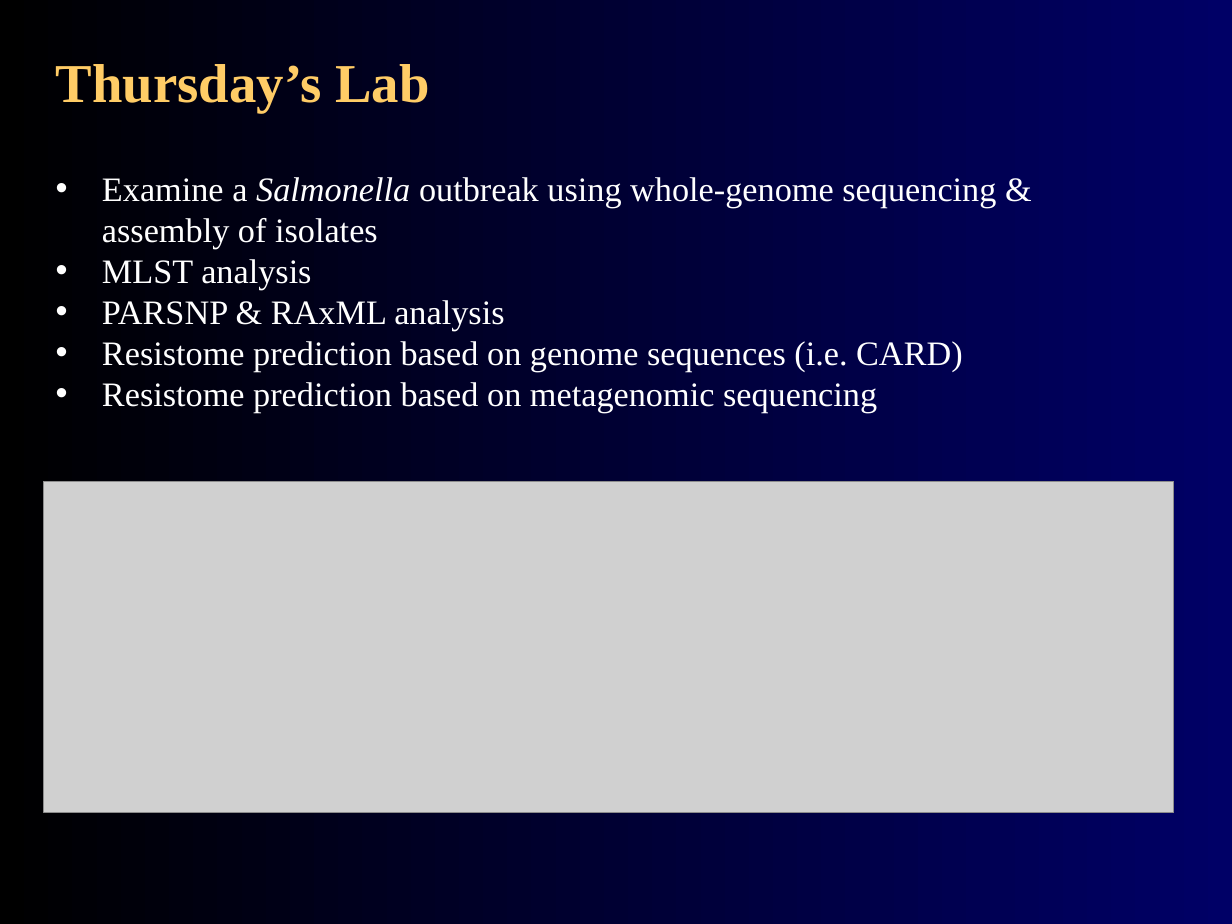
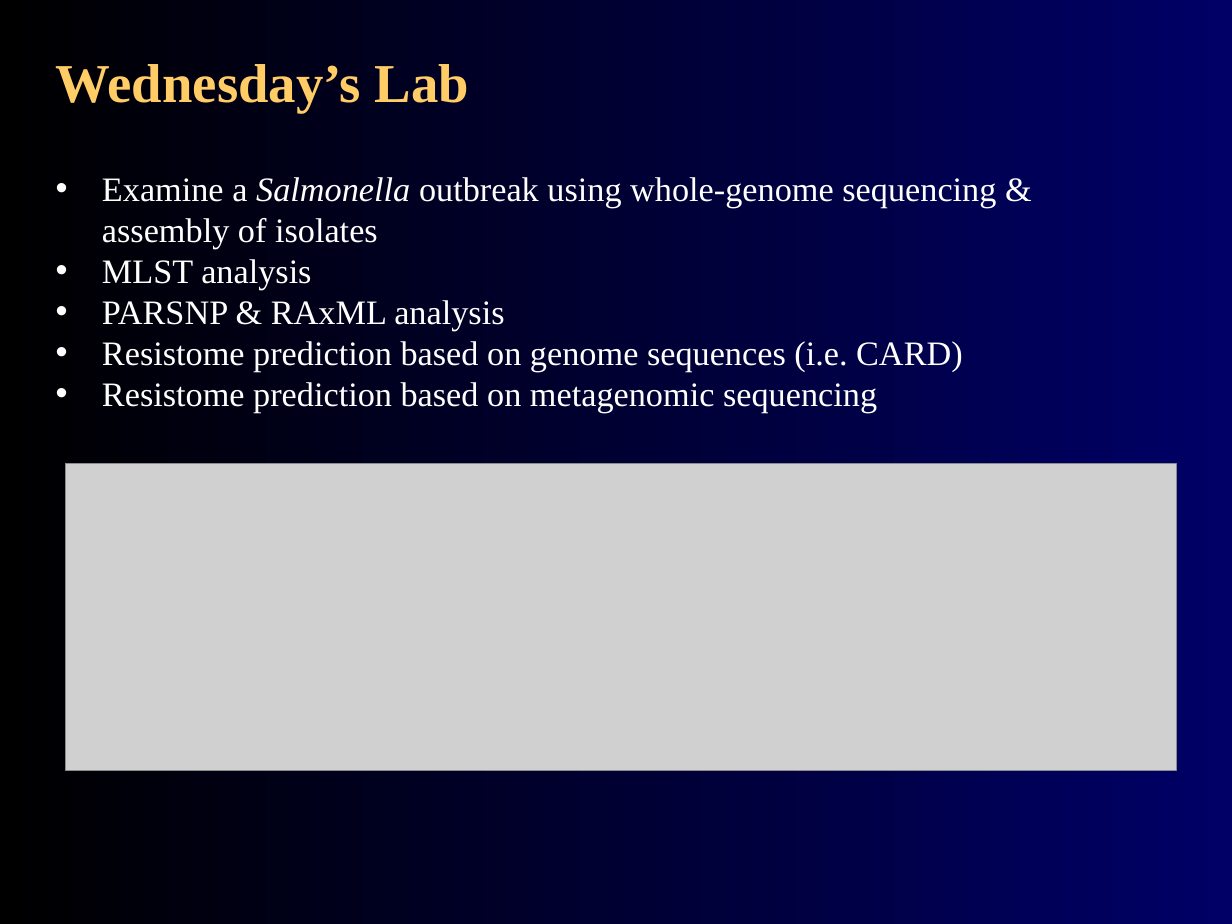
Before and after one commit to agmcarthur/Biochem-3BP3, a slide deck: slide 36 of Lectures/Lecture 6 - Molecular Epidemiology.pptx. Drawn at 1232x924 pixels with LibreOffice and Linux fonts; fonts in the diff are those of the drawing; grey boxes stand for pictures. Boxes give left, top, right and bottom in pixels: in the first picture for what was removed or moved away, otherwise in the second. Text is boxed around its words. In the diff, an @@ line names an element or a change of style, - is before the commit and + after.

Commit message:
finalize lectures 6 & 7

```diff
--- a/Lectures/Lecture 6 - Molecular Epidemiology.pptx
+++ b/Lectures/Lecture 6 - Molecular Epidemiology.pptx
@@ title at [56,64,469,112]: text changed @@
-Thursday’s Lab
+Wednesday’s Lab
@@ picture: place and size @@
-picture at [43,482,1173,813]
+picture at [65,463,1177,770]
```
